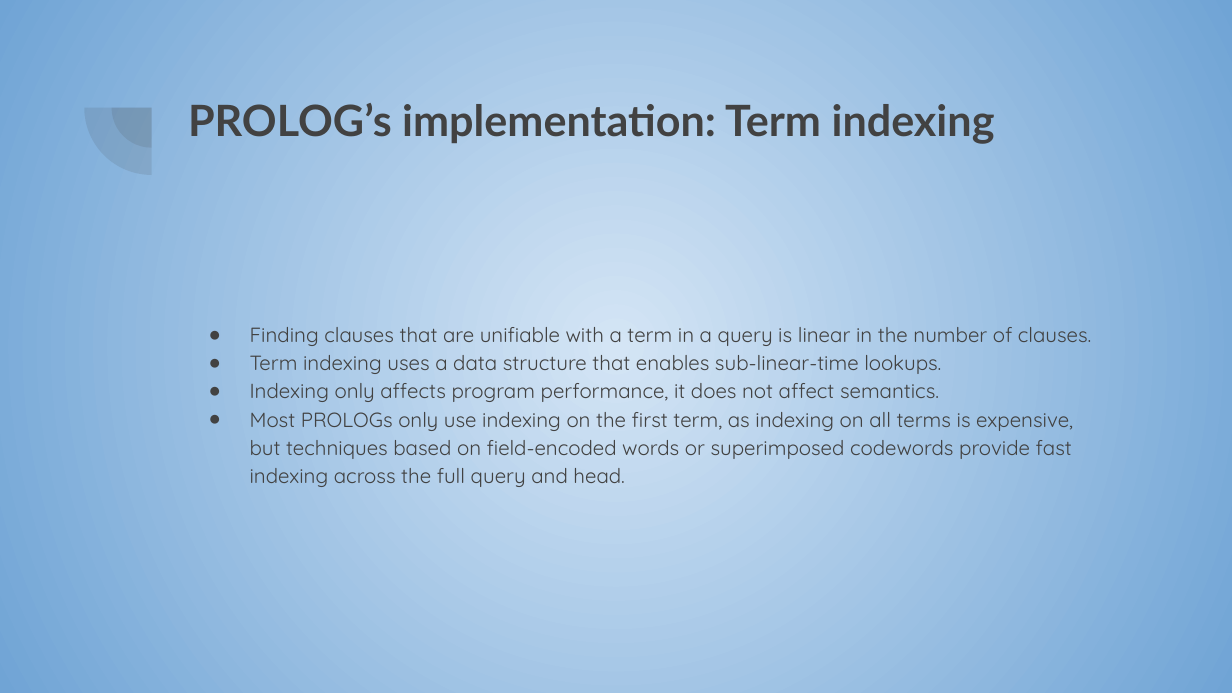
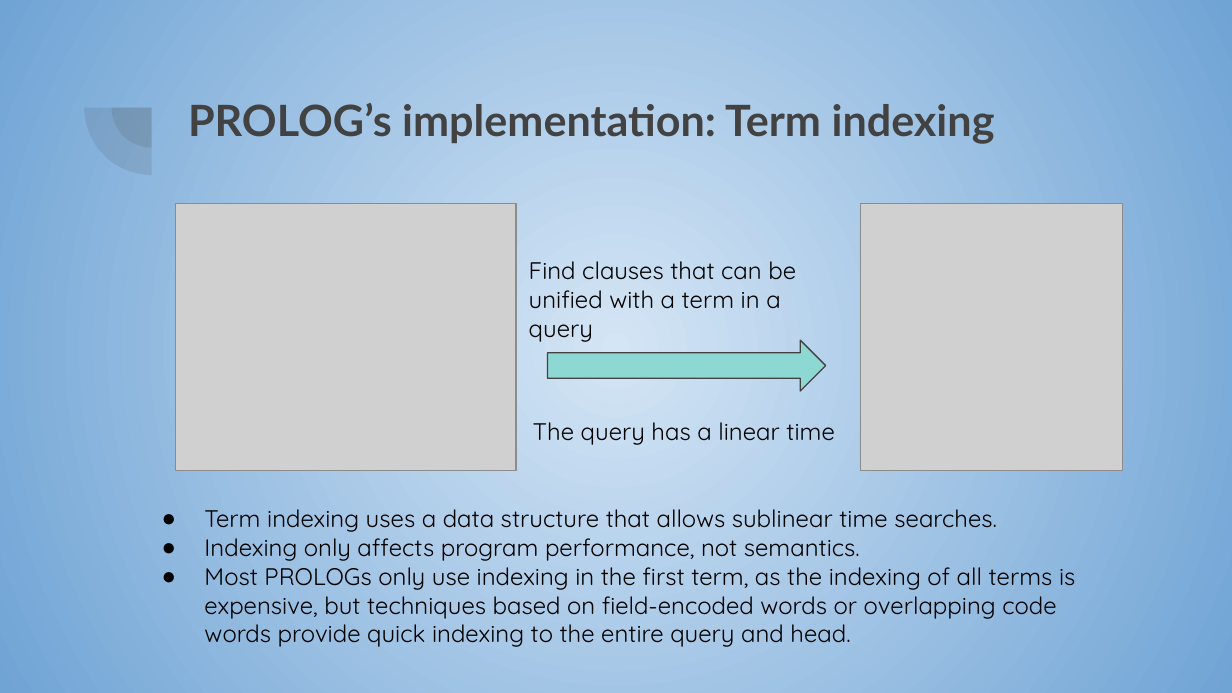
Before and after one commit to marc7666/Language-processors, a slide deck: slide 10 of Activities/Symbol table, intemediate code generation and synthesis phase/PROLOG presentation.pptx. Drawn at 1232x693 pixels with LibreOffice and Linux fonts; fonts in the diff are those of the drawing; grey boxes stand for pictures. Boxes give left, top, right and bottom in pixels: in the first picture for what was removed or moved away, otherwise in the second. Text is boxed around its words. In the diff, an @@ line names an element or a change of style, - is before the commit and + after.

```diff
--- a/Activities/Symbol table, intemediate code generation and synthesis phase/PROLOG presentation.pptx
+++ b/Activities/Symbol table, intemediate code generation and synthesis phase/PROLOG presentation.pptx
@@ picture added at (x1=176, y1=203, x2=516, y2=471) @@
@@ picture added at (x1=861, y1=203, x2=1124, y2=471) @@
@@ text added at (x1=529, y1=261, x2=796, y2=309), 14 pt, text #000000 @@
+Find clauses that can be unified with a term in a query
@@ text removed at (x1=250, y1=327, x2=1091, y2=487) @@
-● Finding clauses that are unifiable with a term in a query is linear in the number of clauses.
-● Term indexing uses a data structure that enables sub-linear-time lookups.
-● Indexing only affects program performance, it does not affect semantics.
-● Most PROLOGs only use indexing on the first term, as indexing on all terms is expensive, but techniques based on field-encoded words or superimposed codewords provide fast indexing across the full query and head.
@@ right arrow added at (x1=547, y1=340, x2=825, y2=391), fill #8DD8D3, outline #424242 0.75 pt @@
@@ text added at (x1=533, y1=422, x2=834, y2=445), 14 pt, text #000000 @@
+The query has a linear time
@@ text added at (x1=204, y1=509, x2=1075, y2=647), 14 pt, text #000000 @@
+● Term indexing uses a data structure that allows sublinear time searches.
+● Indexing only affects program performance, not semantics.
+● Most PROLOGs only use indexing in the first term, as the indexing of all terms is expensive, but techniques based on field-encoded words or overlapping code words provide quick indexing to the entire query and head.
```
Also in this commit, not shown: 3 other slides changed, 5 slides added, 4 slides removed, 1 other file.
